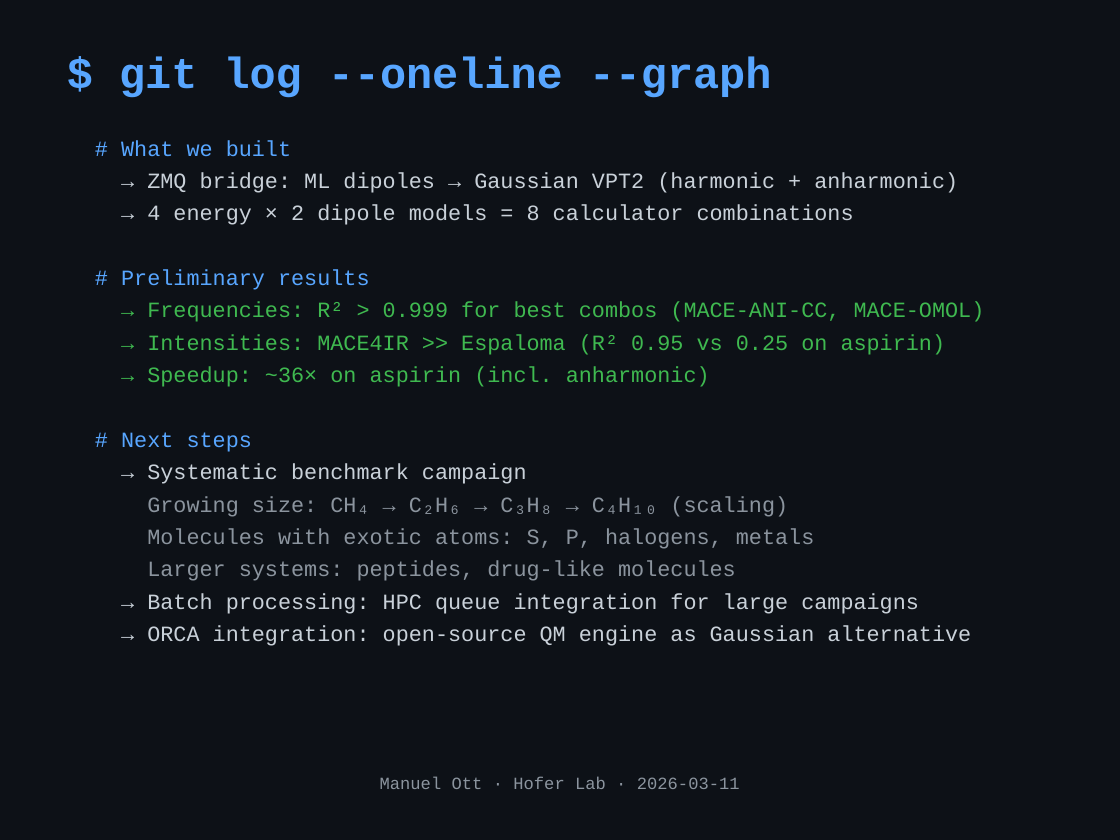
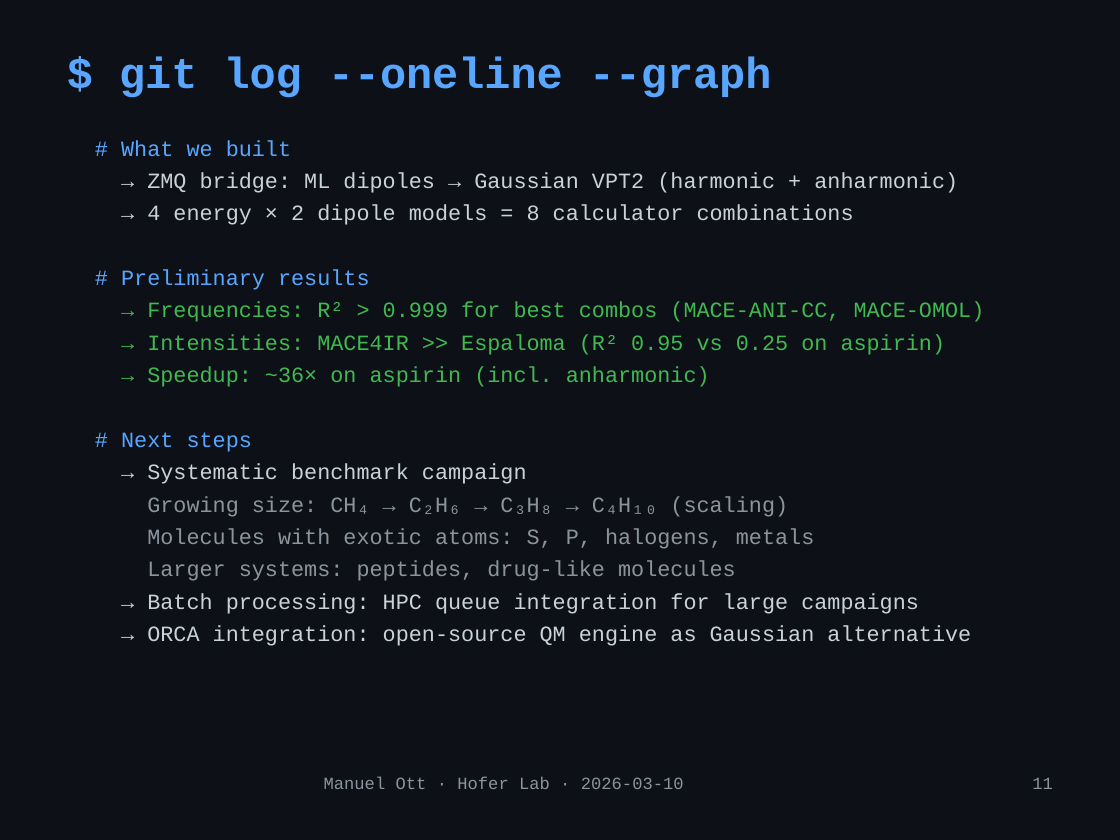
Before and after one commit to mott91/mace_gaussian_interface, a slide deck: slide 12 of presentation/presentation_v2.pptx. Drawn at 1120x840 pixels with LibreOffice and Linux fonts; fonts in the diff are those of the drawing. Boxes give left, top, right and bottom in pixels: in the first picture for what was removed or moved away, otherwise in the second. Text is boxed around its words. In the diff, an @@ line names an element or a change of style, - is before the commit and + after.

```diff
--- a/presentation/presentation_v2.pptx
+++ b/presentation/presentation_v2.pptx
@@ text at box(324, 777, 684, 789): text changed @@
-Manuel Ott · Hofer Lab · 2026-03-11
+Manuel Ott · Hofer Lab · 2026-03-10
@@ text added at box(1032, 778, 1053, 789), 11 pt, text #8B949E @@
+11
```
Also in this commit, not shown: 12 other slides changed, 1 other file.
